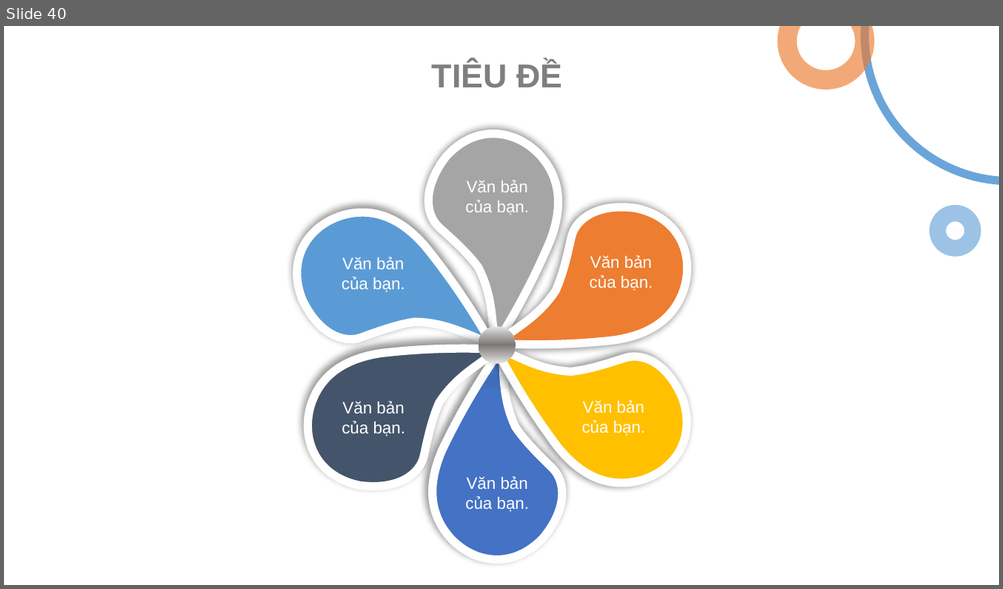
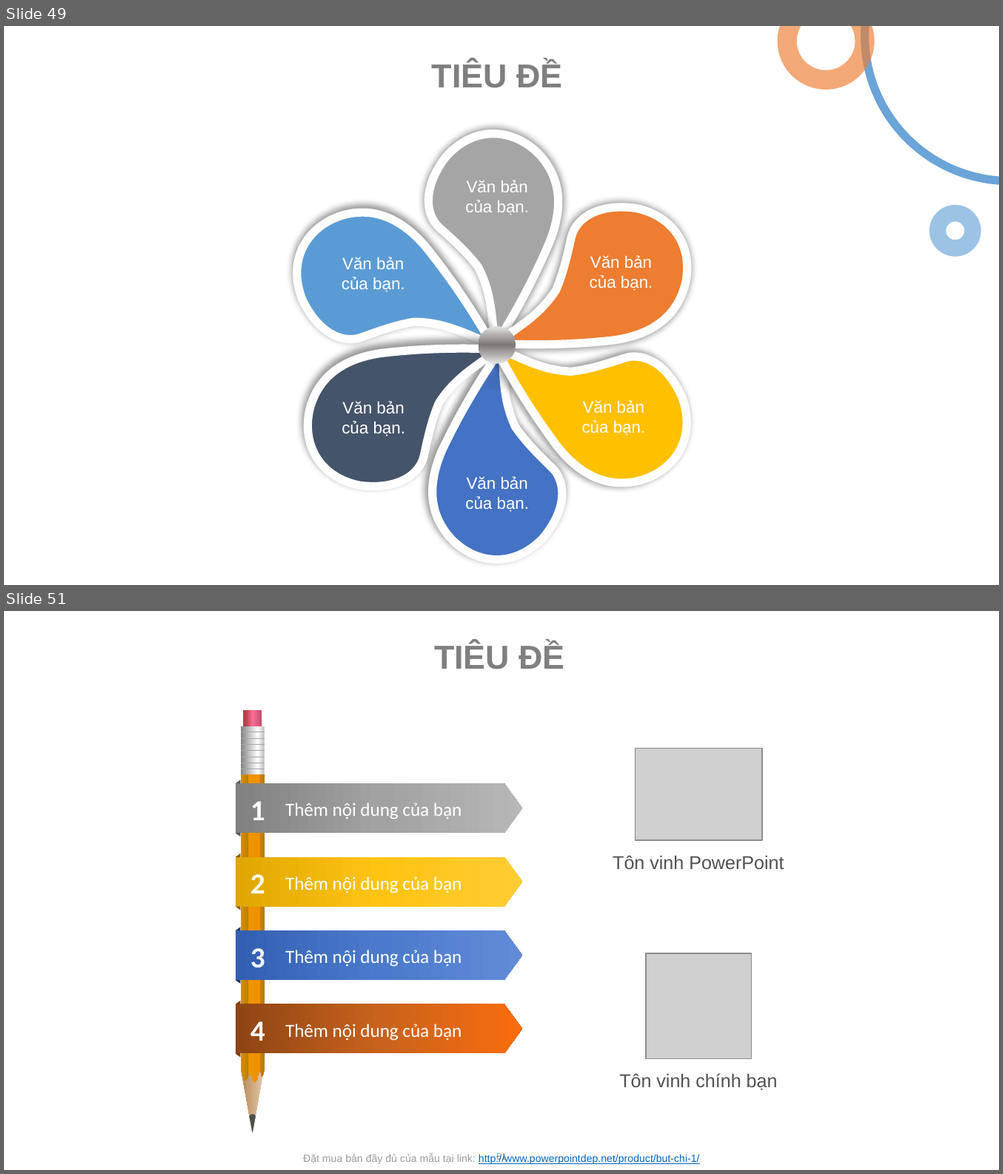
Before and after one commit to lethanhtan/TMA_CTU_Thesis, a slide deck: doc/TMA_CTU_Thesis_Presentation_Ver2.pptx. Shown one above the other, each under a label of ours: slide 40 before the commit, slides 49 and 51 after it; the slides between them are not shown. The pictures are 1003x589 and 1003x1174 pixels, drawn with LibreOffice and Linux fonts; fonts in the diff are those of the drawing; grey boxes stand for pictures. Boxes give left, top, right and bottom in pixels: in the first picture for what was removed or moved away, otherwise in the second. Text is boxed around its words. In the diff, an @@ line names an element or a change of style, - is before the commit and + after.

```diff
--- a/doc/TMA_CTU_Thesis_Presentation_Ver2.pptx
+++ b/doc/TMA_CTU_Thesis_Presentation_Ver2.pptx
@@ slide 51 added at (4, 611, 999, 1170), background #FFFFFF @@
@@ text added at (434, 643, 565, 669), 24 pt, text #7F7F7F, bold @@
+TIÊU ĐỀ
@@ picture added at (634, 748, 762, 840) @@
@@ text added at (612, 855, 783, 870), 13.5 pt, text #525252 @@
+Tôn vinh PowerPoint
@@ picture added at (646, 953, 751, 1059) @@
@@ group added at (236, 710, 522, 1133): 8 texts, 7 lines, 5 pentagon arrows, 4 trapezoids, 2 freeform shapes, 2 rectangles @@
+1
+2
+3
+4
+Thêm nội dung của bạn
+Thêm nội dung của bạn
+Thêm nội dung của bạn
+Thêm nội dung của bạn
@@ text added at (619, 1073, 777, 1091), 13.5 pt, text #525252 @@
+Tôn vinh chính bạn
@@ text added at (303, 1154, 700, 1165), 7.5 pt, text #0563C1, underline @@
+Đặt mua bản đầy đủ của mẫu tại link: http://www.powerpointdep.net/product/but-chi-1/
@@ page number added at (496, 1153, 506, 1162), 6.8 pt, text #898989 @@
+51
@@ what was slide 40 is now slide 49 @@
```
Also in this commit, not shown: 32 slides changed, 13 other slides added, 2 slides removed.
